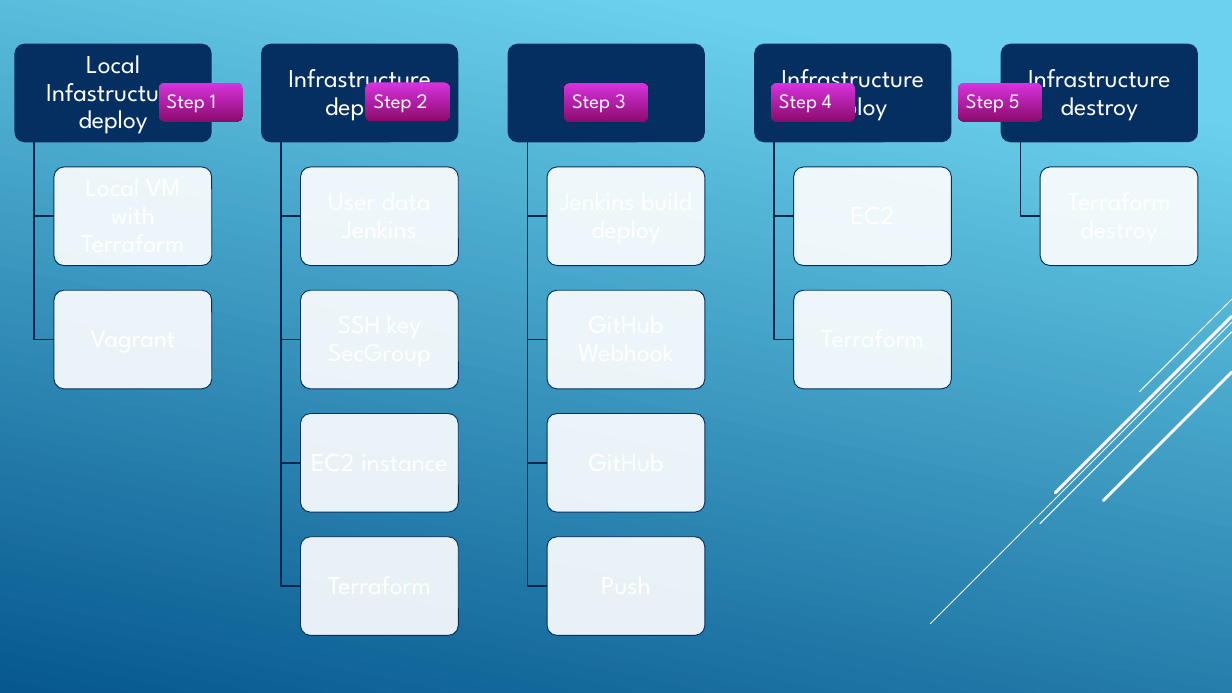
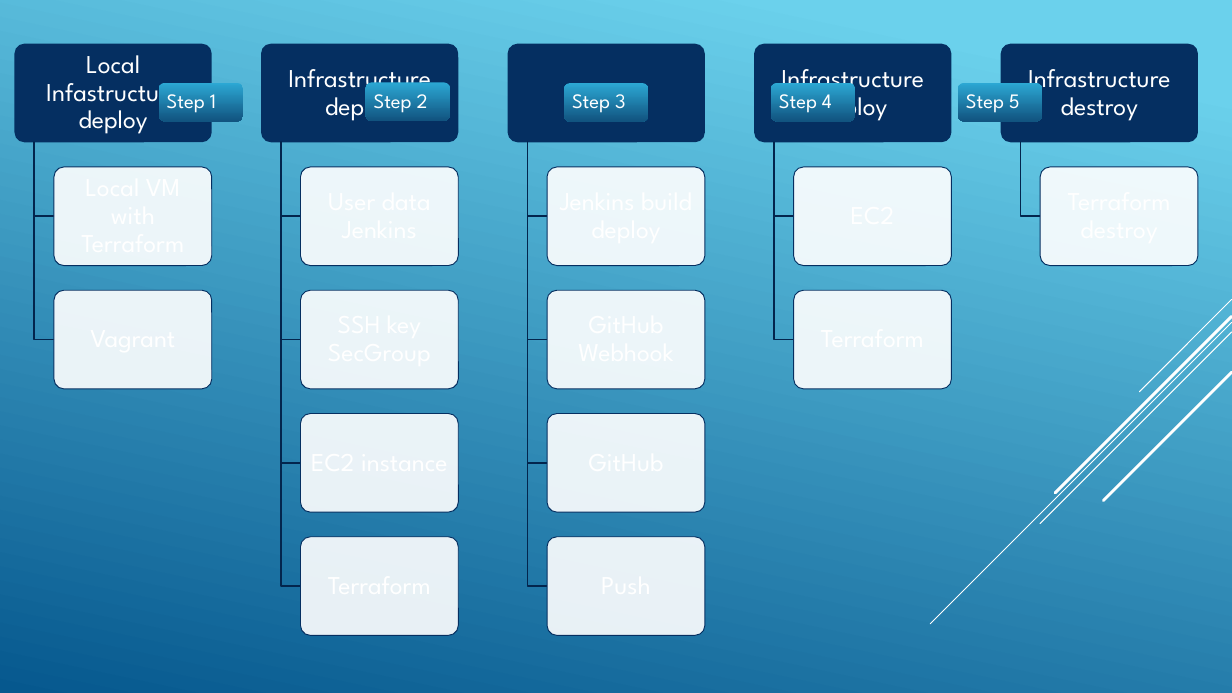
Before and after one commit to MarchenkoOlexandr/DevOps_online_Vinnitsja_2021Q4, a slide deck: slide 2 of m1/task13.1/DEPLOY TELEGRAMM BOT.pptx (slide 1 before the commit). Drawn at 1232x693 pixels with LibreOffice and Linux fonts; fonts in the diff are those of the drawing. Boxes give left, top, right and bottom in pixels: in the first picture for what was removed or moved away, otherwise in the second. Text is boxed around its words. In the diff, an @@ line names an element or a change of style, - is before the commit and + after.

```diff
--- a/m1/task13.1/DEPLOY TELEGRAMM BOT.pptx
+++ b/m1/task13.1/DEPLOY TELEGRAMM BOT.pptx
@@ fill gradient #D835DF to #8D0C6F to gradient #2DA9D4 to #11537F in 5 elements at (771,83,856,122), (564,83,649,122), (366,82,451,121), (159,83,244,122), (958,83,1043,122) @@
```
Also in this commit, not shown: 9 other slides changed, 2 slides added, 13 other files.
